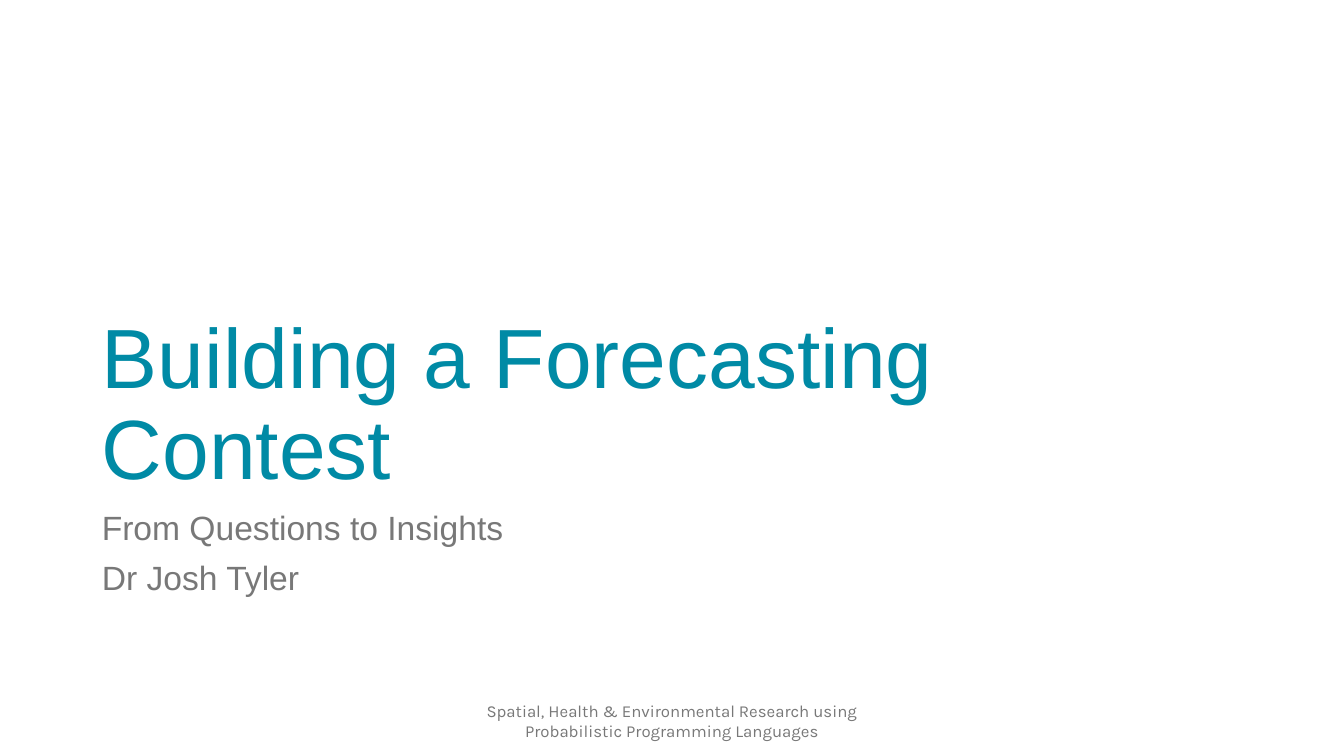
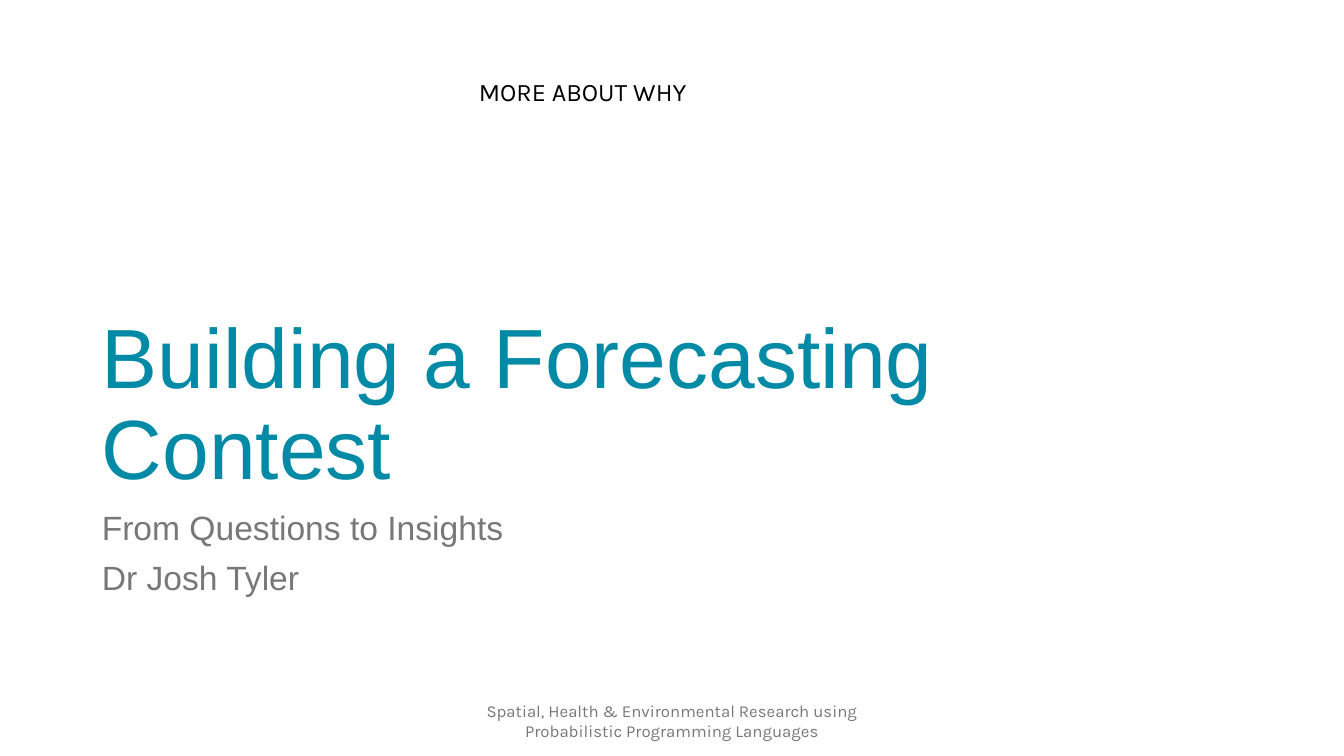
Before and after one commit to SPHERE-PPL/Annual-Meeting-Jan25, a slide deck: slide 22 of docs/Presentations/DayPlan/Full Presentation.pptx. Drawn at 1344x756 pixels with LibreOffice and Linux fonts; fonts in the diff are those of the drawing; background and template pictures are left out. Boxes give left, top, right and bottom in pixels: in the first picture for what was removed or moved away, otherwise in the second. Text is boxed around its words. In the diff, an @@ line names an element or a change of style, - is before the commit and + after.

```diff
--- a/docs/Presentations/DayPlan/Full Presentation.pptx
+++ b/docs/Presentations/DayPlan/Full Presentation.pptx
@@ text added at (479,85,686,102), 18 pt, text #000000 @@
+MORE ABOUT WHY
```
Also in this commit, not shown: 6 other slides changed, 2 slides added, 1 other file.
